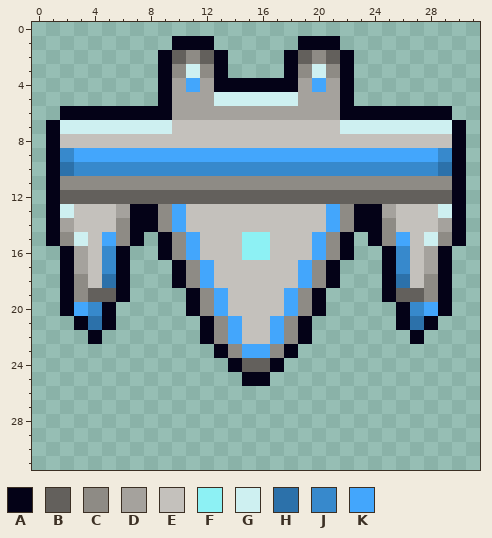
Pixel-art file: Art/Textures/Enemies/Drillmaster/drillmaster.aseprite. The picture above was drawn from the file before the commit.
32x32 pixels, 1 frame.
Palette (. is transparent): A #040217  B #63605c  C #8e8b85  D #a5a29d  E #c4c1bc  F #8df1f4  G #cef0f1  H #2c71aa  J #3789cc  K #43a6fc
Pixels before, first column x 1:
 1 .........AAA......AAA.........
 2 ........ABCBA....ABCBA........
 3 ........ACGCA....ACGCA........
 4 ........ADKDAAAAAADKDA........
 5 ........ADDDGGGGGGDDDA........
 6 .AAAAAAAADDDDDDDDDDDDAAAAAAAA.
 7 AGGGGGGGGEEEEEEEEEEEEGGGGGGGGA
 8 AEEEEEEEEEEEEEEEEEEEEEEEEEEEEA
 9 AJKKKKKKKKKKKKKKKKKKKKKKKKKKJA
10 AHJJJJJJJJJJJJJJJJJJJJJJJJJJHA
11 ACCCCCCCCCCCCCCCCCCCCCCCCCCCCA
12 ABBBBBBBBBBBBBBBBBBBBBBBBBBBBA
13 AGEEEDAACKEEEEEEEEEEKCAADEEEGA
14 ADEEECAACKEEEEEEEEEEKCAACEEEDA
15 ACGEKCA.ACKEEEFFEEEKCA.ACKEGCA
16 .ADEJA..ACKEEEFFEEEKCA..AJEDA.
17 .ADEJA...ACKEEEEEEKCA...AJEDA.
18 .ACEHA...ACKEEEEEEKCA...AHECA.
19 .ACBBA....ACKEEEEKCA....ABBCA.
20 .AKJA.....ACKEEEEKCA.....AJKA.
21 ..AHA......ACKEEKCA......AHA..
22 ...A.......ACKEEKCA.......A...
23 ............ACKKCA............
24 .............ABBA.............
25 ..............AA..............
The result:
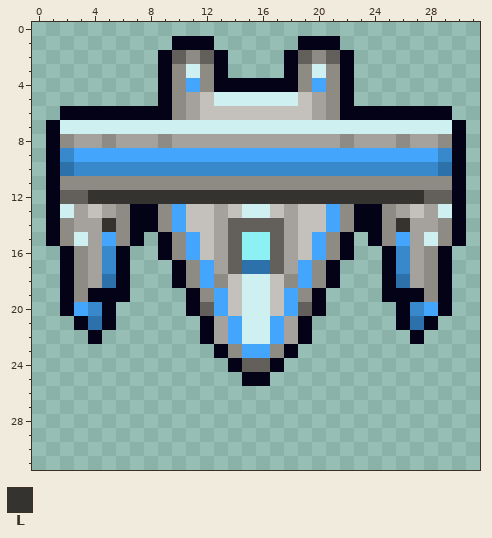
Colours new in this view: L #343330
The edit:
layer "Hull planes and fittings" added
Changed rows in their new state; - is an unchanged pixel.
Layer "Hull planes and fittings":
first column x 2:
 4 --------C-C------C-C--------
 5 --------C-E------E-C--------
 6 --------C-EEEEEEEE-C--------
 7 --------GGGGGGGGGGGG--------
 8 CDDCDDDCDDDDDDDDDDDDCDDDCDDC
first column x 2:
12 --LLLLLLLLLLLLLLLLLLLLLLLL--
13 -D-DC------D-GG-D------CD-D-
14 CDDL-------DBBBBD-------LDDC
15 --D--------DB--BD--------D--
16 -CD--------DB--BD--------DC-
17 -CD--------DBHHBD--------DC-
18 --D--------C-GG-C--------D--
19 --AA---------GG---------AA--
20 ----------B--GG--B----------
21 -----------D-GG-D-----------
22 -----------D-GG-D-----------
Where, in picture pixels (left, top, right, bottom), the same in both pictures:
changed: (60, 78, 452, 148)
changed: (60, 190, 452, 344)
